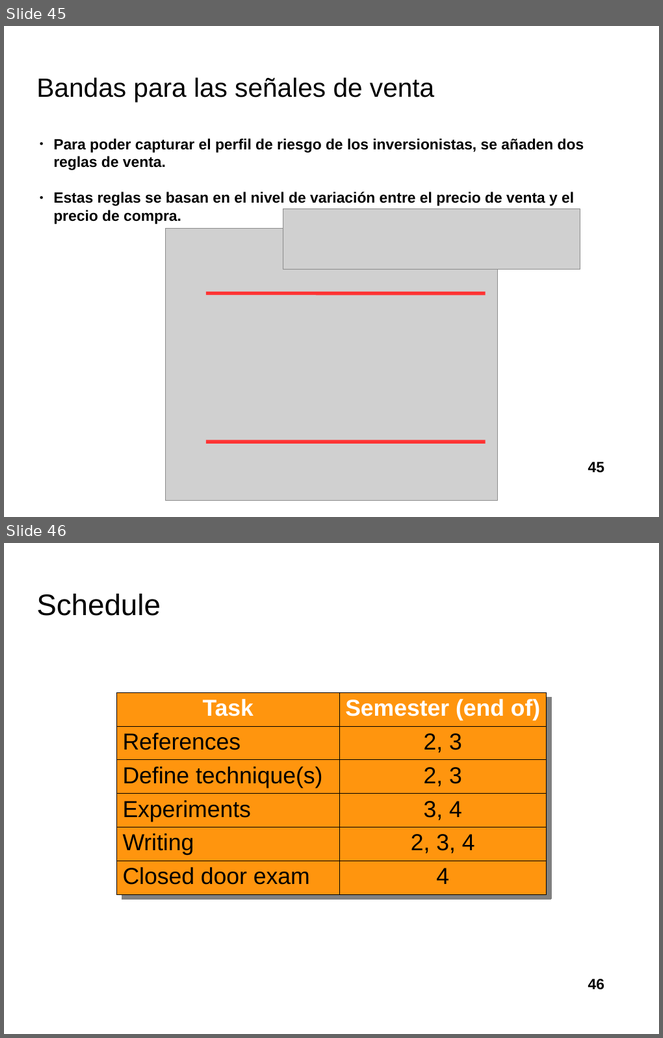
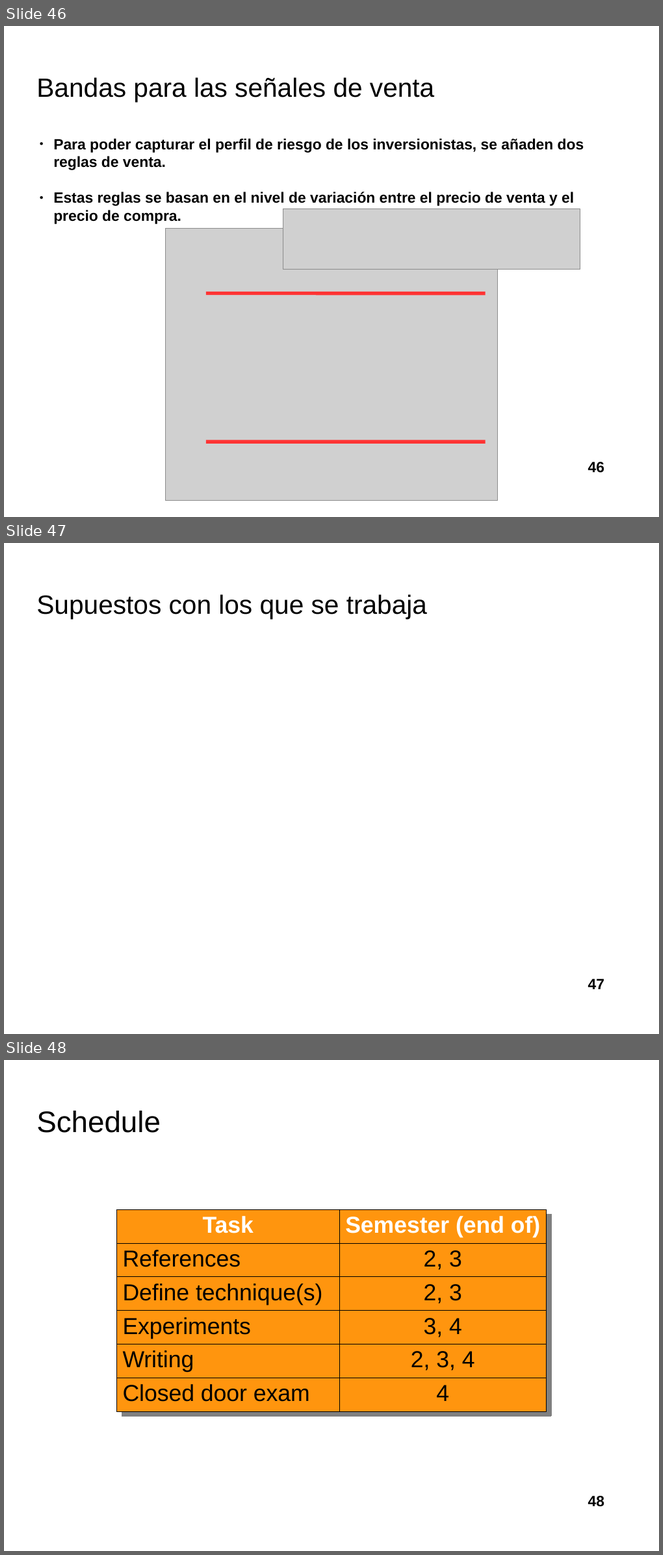
Before and after one commit to davidrmh/Thesis, a slide deck: presentaciones_finales/presentacion_seminario_B19.odp. Shown one above the other, each under a label of ours: slides 45 and 46 before the commit, slides 46, 47 and 48 after it. The pictures are 663x1038 and 663x1555 pixels, drawn with LibreOffice and Linux fonts; fonts in the diff are those of the drawing; grey boxes stand for pictures; background and template pictures are left out. Boxes give left, top, right and bottom in pixels: in the first picture for what was removed or moved away, otherwise in the second. Text is boxed around its words. In the diff, an @@ line names an element or a change of style, - is before the commit and + after.

```diff
--- a/presentaciones_finales/presentacion_seminario_B19.odp
+++ b/presentaciones_finales/presentacion_seminario_B19.odp
@@ slide 47 added at [4,543,659,1034], background picture (left out) @@
@@ title added at [36,594,427,619], 32 pt, text #000000 @@
+Supuestos con los que se trabaja
@@ page number added at [588,979,605,990], 18 pt, text #000000, bold @@
+47
@@ what was slide 45 is now slide 46 @@
@@ page number at [588,462,605,473]: text changed @@
-45
+46
@@ what was slide 46 is now slide 48 @@
@@ page number at [588,1496,605,1507]: text changed @@
-46
+48
```
Also in this commit, not shown: 1 other slide added.
